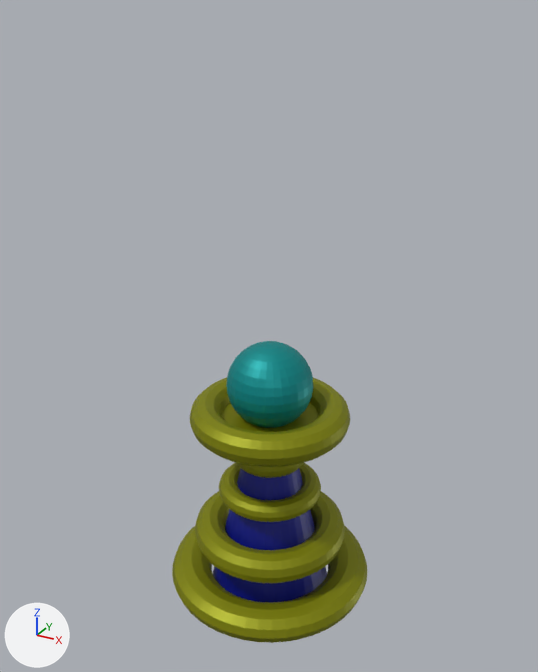
One commit to the Blender file Elso torony.blend: the scene before it, then after it.
Camera for both pictures: a 50 mm lens placed at (3.68, -6.71, 6.56), pointed at (-0.04, 0.05, 3.18). Arrows for +X, +Y and +Z are at lower left; the lights stay in place. The first picture is the older version.

Script lines for the objects in view, before the commit:
```python
ob_cylinder = bpy.data.objects.new('Cylinder', me_cylinder)
ob_cylinder.location = (0.0, 0.0, 1.3)
ob_cylinder.scale = (0.75, 0.75, 1.5)
ob_plane = bpy.data.objects.new('Plane', me_plane)
ob_plane.location = (0.0, 0.0, 2.2)
ob_plane.scale = (0.65, 0.65, 1.0)
ob_sphere = bpy.data.objects.new('Sphere', me_sphere)
ob_sphere.location = (0.0, 0.0, 2.6)
ob_sphere.scale = (0.5, 0.5, 0.5)
ob_torus = bpy.data.objects.new('Torus', me_torus)
ob_torus.location = (0.0, 0.0, 0.0)
ob_torus.scale = (1.0, 1.0, 0.75)
ob_torus_001 = bpy.data.objects.new('Torus.001', me_torus_001)
ob_torus_001.location = (0.0, 0.0, 0.6)
ob_torus_001.scale = (0.75, 0.75, 0.75)
ob_torus_002 = bpy.data.objects.new('Torus.002', me_torus_002)
ob_torus_002.location = (0.0, 0.0, 1.2)
ob_torus_002.scale = (0.5, 0.5, 0.5)
ob_torus_003 = bpy.data.objects.new('Torus.003', me_torus_003)
ob_torus_003.location = (0.0, 0.0, 1.7)
ob_torus_003.scale = (0.35, 0.35, 0.5)
ob_torus_004 = bpy.data.objects.new('Torus.004', me_torus_005)
ob_torus_004.location = (0.0, 0.0, 2.2)
ob_torus_004.scale = (0.75, 0.75, 0.75)
```
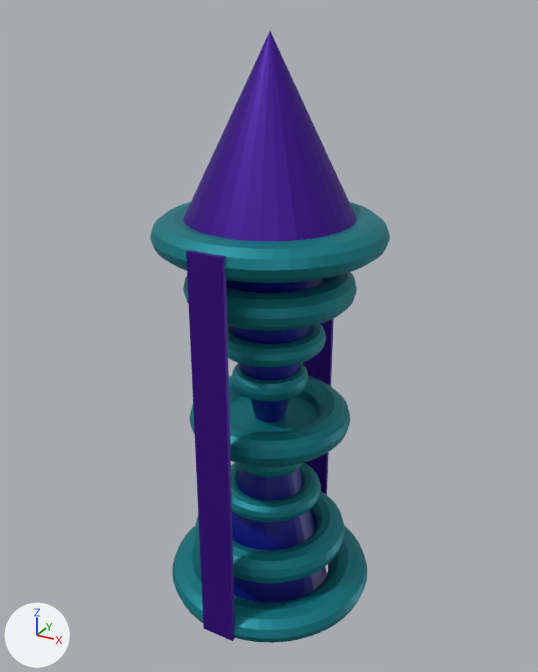
Commit message: Első torony update

What changed in the scene script:
```text
Change mat_szint:
    mat_szint.base_color: (0.261, 0.277, 0.0) -> (0.00289, 0.23, 0.277)  # yellow #8c9000 -> cyan #0a8490
Change mat_kupola:
    mat_kupola.base_color: (0.0, 0.293, 0.293) -> (0.0487, 0.000244, 0.293)  # cyan #009393 -> purple #3e0193
Add me_plane_003:
    me_plane_003.from_pydata([(-1.0, -1.0, 0.0), (1.0, -1.0, 0.0), (-1.0, 1.0, 0.0), (1.0, 1.0, 0.0)], [], [(0, 1, 3, 2)])
    me_plane_003.materials.append(mat_kupola)  # purple #3e0193
Add me_plane_002:
    me_plane_002.from_pydata([(-1.0, -1.0, 0.0), (1.0, -1.0, 0.0), (-1.0, 1.0, 0.0), (1.0, 1.0, 0.0)], [], [(0, 1, 3, 2)])
    me_plane_002.materials.append(mat_kupola)  # purple #3e0193
Add me_cone:
    me_cone.from_pydata(...)  # a 32-sided cone pointing to +z spanning x -1.0..1.0, y -1.0..1.0, z -1.0..1.0
    me_cone.materials.append(mat_kupola)  # purple #3e0193
Add me_torus_004:
    me_torus_004.from_pydata(...)  # 2948 vertices, 2915 faces; spans x -1.25..1.25, y -1.25..1.25, z -0.27..3.73
    # faces by material slot: [2881, 34]
    me_torus_004.materials.append(mat_szint)  # cyan #0a8490
    me_torus_004.materials.append(mat_fotorony)  # blue #000e85
Remove ob_sphere:
    ob_sphere = bpy.data.objects.new('Sphere', me_sphere)
    ob_sphere.location = (0.0, 0.0, 2.6)
    ob_sphere.scale = (0.5, 0.5, 0.5)
Add ob_plane_002:
    ob_plane_002 = bpy.data.objects.new('Plane.002', me_plane_003)
    ob_plane_002.location = (0.0, -1.25, 2.2)
    ob_plane_002.rotation_euler = (1.571, 0.0, 0.0)  # degrees (90, 0, 0)
    ob_plane_002.scale = (0.2, 2.3, 1.0)
    _m = ob_plane_002.modifiers.new('Solidify', 'SOLIDIFY')
    _m.thickness = 0.05
Add ob_plane_001:
    ob_plane_001 = bpy.data.objects.new('Plane.001', me_plane_002)
    ob_plane_001.location = (0.0, 1.25, 2.2)
    ob_plane_001.rotation_euler = (1.571, 0.0, 0.0)  # degrees (90, 0, 0)
    ob_plane_001.scale = (0.2, 2.3, 1.0)
    _m = ob_plane_001.modifiers.new('Solidify', 'SOLIDIFY')
    _m.thickness = 0.05
Add ob_cone:
    ob_cone = bpy.data.objects.new('Cone', me_cone)
    ob_cone.location = (0.0, 0.0, 5.37)
Add ob_torus_005:
    ob_torus_005 = bpy.data.objects.new('Torus.005', me_torus_004)
    ob_torus_005.location = (0.0, 0.0, 4.4)
    ob_torus_005.rotation_euler = (0.0, 3.142, 0.0)  # degrees (0, 180, 0)
    ob_torus_005.scale = (1.0, 1.0, 0.75)
```

Where the change shows, as pixel boxes (x1, y1, x2, y2) in the pictures (538 x 672 px):
'Torus.005', added
    after: (150, 202, 390, 465)
'Cone', added (purple)
    after: (183, 31, 357, 241)
'Plane.002', added (purple)
    after: (186, 250, 235, 641)
'Torus', recoloured (yellow to cyan)
    both: (172, 525, 367, 643)
'Torus.004', recoloured
    both: (190, 397, 324, 467)
'Torus.001', recoloured (yellow to cyan)
    both: (195, 491, 345, 583)
'Sphere', deleted (cyan)
    before: (226, 341, 313, 428)
'Torus.002', recoloured (yellow to cyan)
    both: (231, 462, 321, 522)
'Plane.001', added (purple)
    after: (302, 318, 334, 495)
'Plane', recoloured (yellow to cyan)
    both: (222, 403, 318, 432)
'Torus.003', recoloured (yellow to cyan)
    both: (237, 463, 303, 478)
